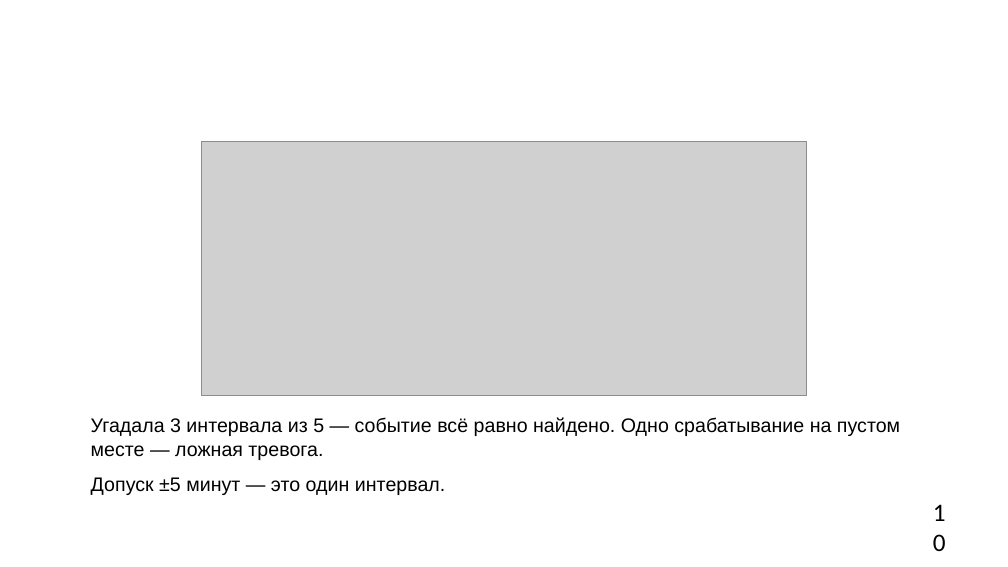
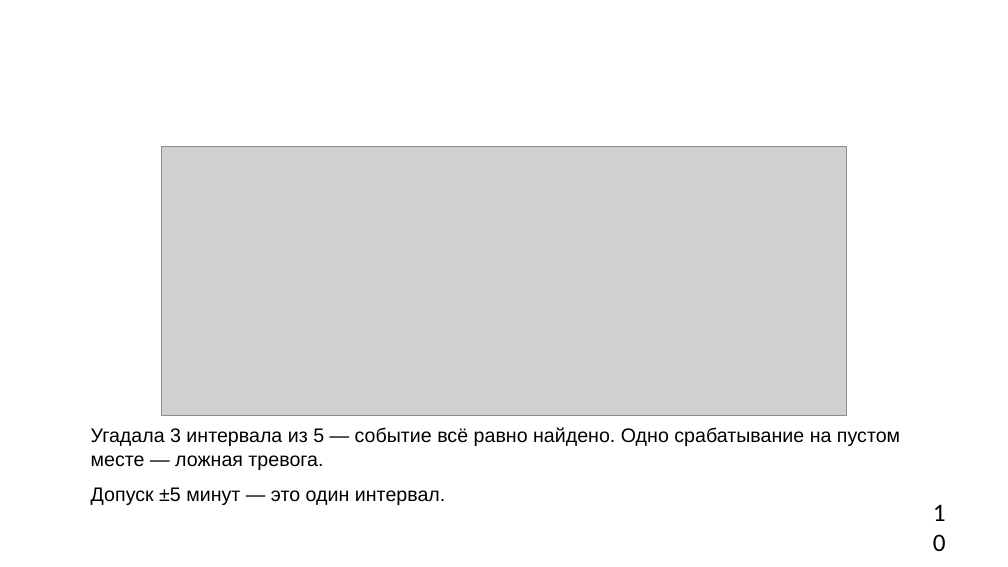
Before and after one commit to hehehelp123/fuel-refuel-lab, a slide deck: slide 10 of Лаба_заправки.pptx. Drawn at 1008x567 pixels with LibreOffice and Linux fonts; fonts in the diff are those of the drawing; grey boxes stand for pictures; background and template pictures are left out. Boxes give left, top, right and bottom in pixels: in the first picture for what was removed or moved away, otherwise in the second. Text is boxed around its words. In the diff, an @@ line names an element or a change of style, - is before the commit and + after.

Commit message:
Перерисована схема событийной метрики: колонки с подписями, ось времени, допуск подсветкой

```diff
--- a/Лаба_заправки.pptx
+++ b/Лаба_заправки.pptx
@@ picture: place and size @@
-picture at [202, 141, 806, 395]
+picture at [161, 146, 847, 416]
@@ text "Угадала 3 интервала из 5 ...": place and size @@
-text "Угадала 3 интервала из 5 ..." at [91, 417, 900, 495]
+text "Угадала 3 интервала из 5 ..." at [91, 427, 900, 505]
```
Also in this commit, not shown: 5 other files.
